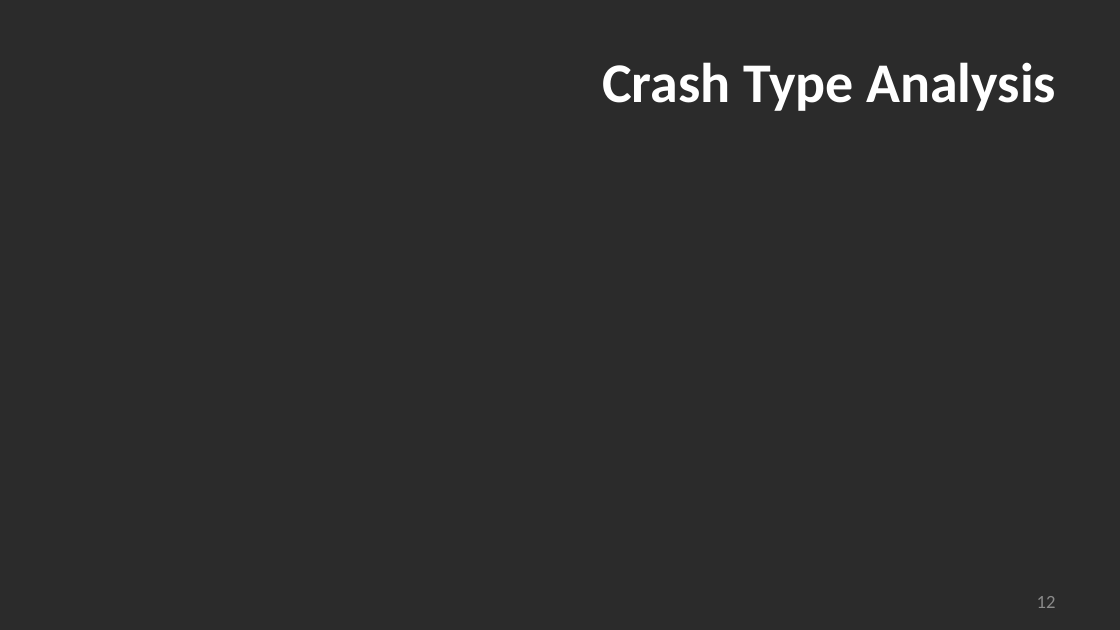
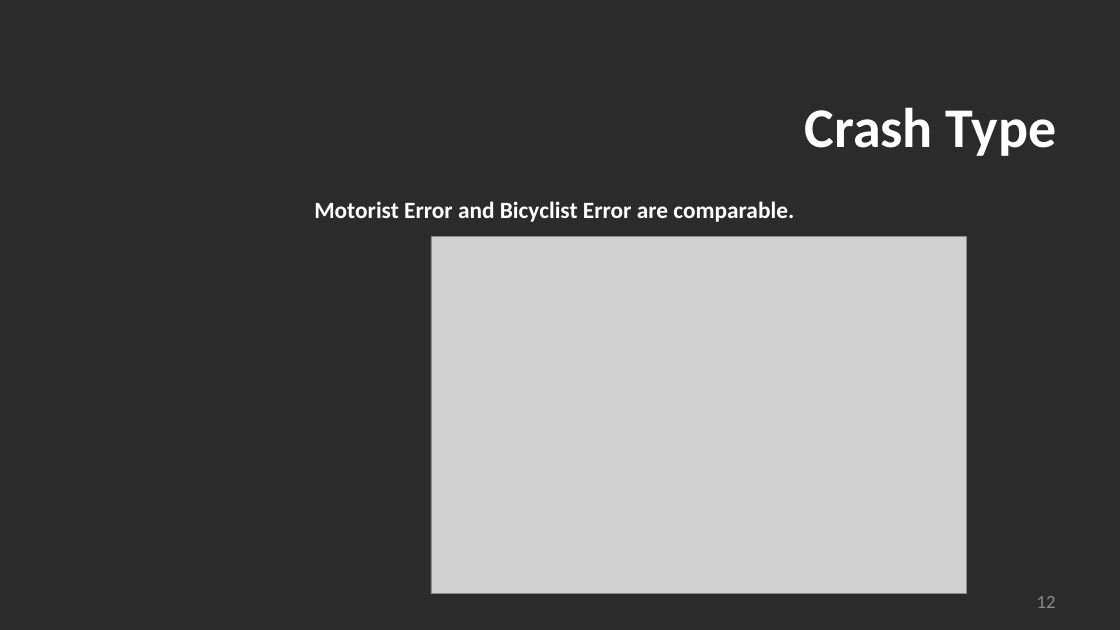
Before and after one commit to madams11/DataR-Project, a slide deck: slide 12 of US Bicycle Fatalities_Group 4.pptx. Drawn at 1120x630 pixels with LibreOffice and Linux fonts; fonts in the diff are those of the drawing; grey boxes stand for pictures; background and template pictures are left out; a plain dark background stands for a picture behind light text. Boxes give left, top, right and bottom in pixels: in the first picture for what was removed or moved away, otherwise in the second. Text is boxed around its words. In the diff, an @@ line names an element or a change of style, - is before the commit and + after.

```diff
--- a/US Bicycle Fatalities_Group 4.pptx
+++ b/US Bicycle Fatalities_Group 4.pptx
@@ title at bbox=[805, 107, 1057, 156]: text changed @@
-Crash Type Analysis
+Crash Type
@@ text added at bbox=[314, 201, 794, 222], 20 pt, text #FFFFFF, bold @@
+Motorist Error and Bicyclist Error are comparable.
@@ picture added at bbox=[431, 237, 966, 594] @@
```
Also in this commit, not shown: 8 other slides changed, 6 slides added, 3 slides removed.
